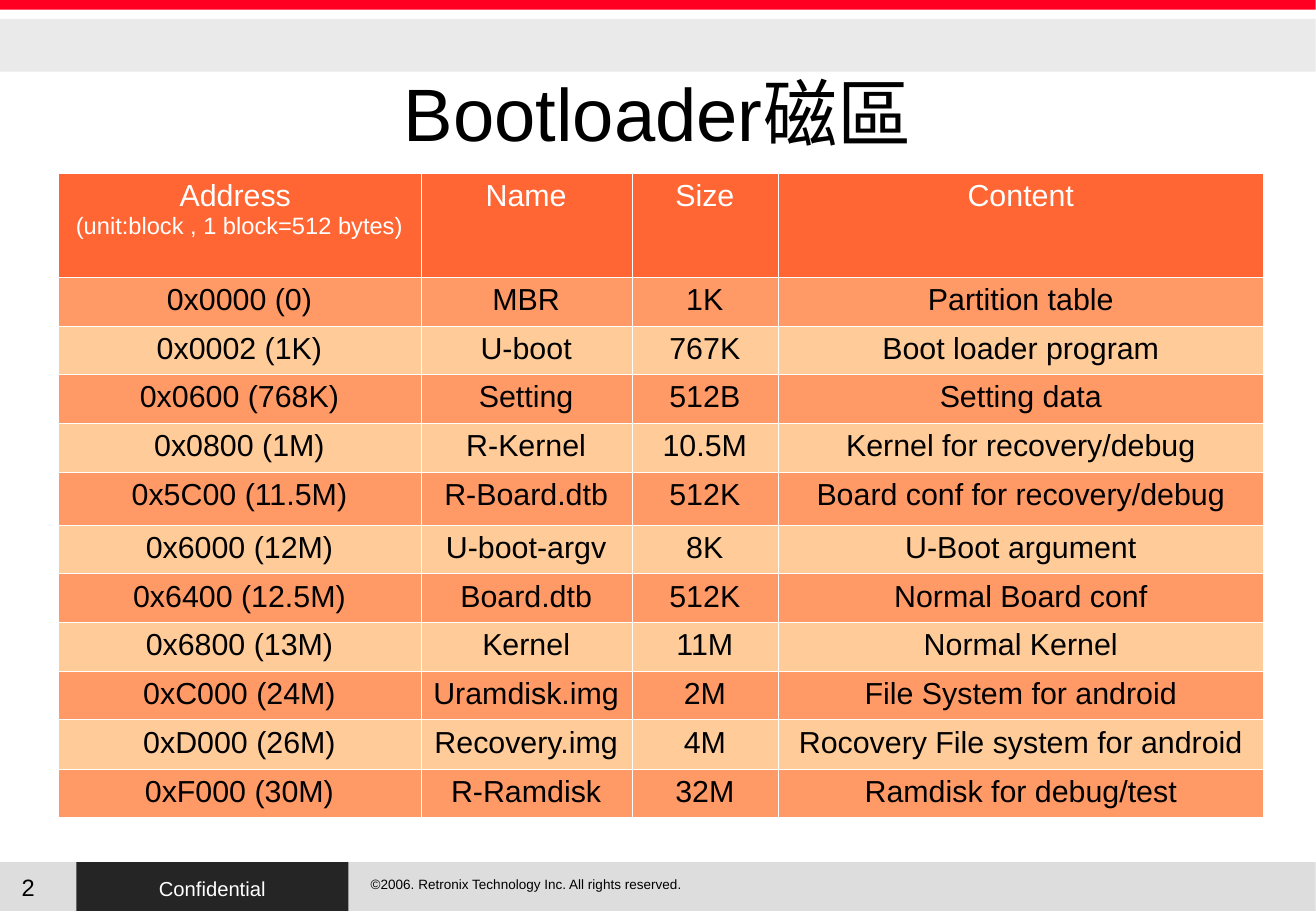
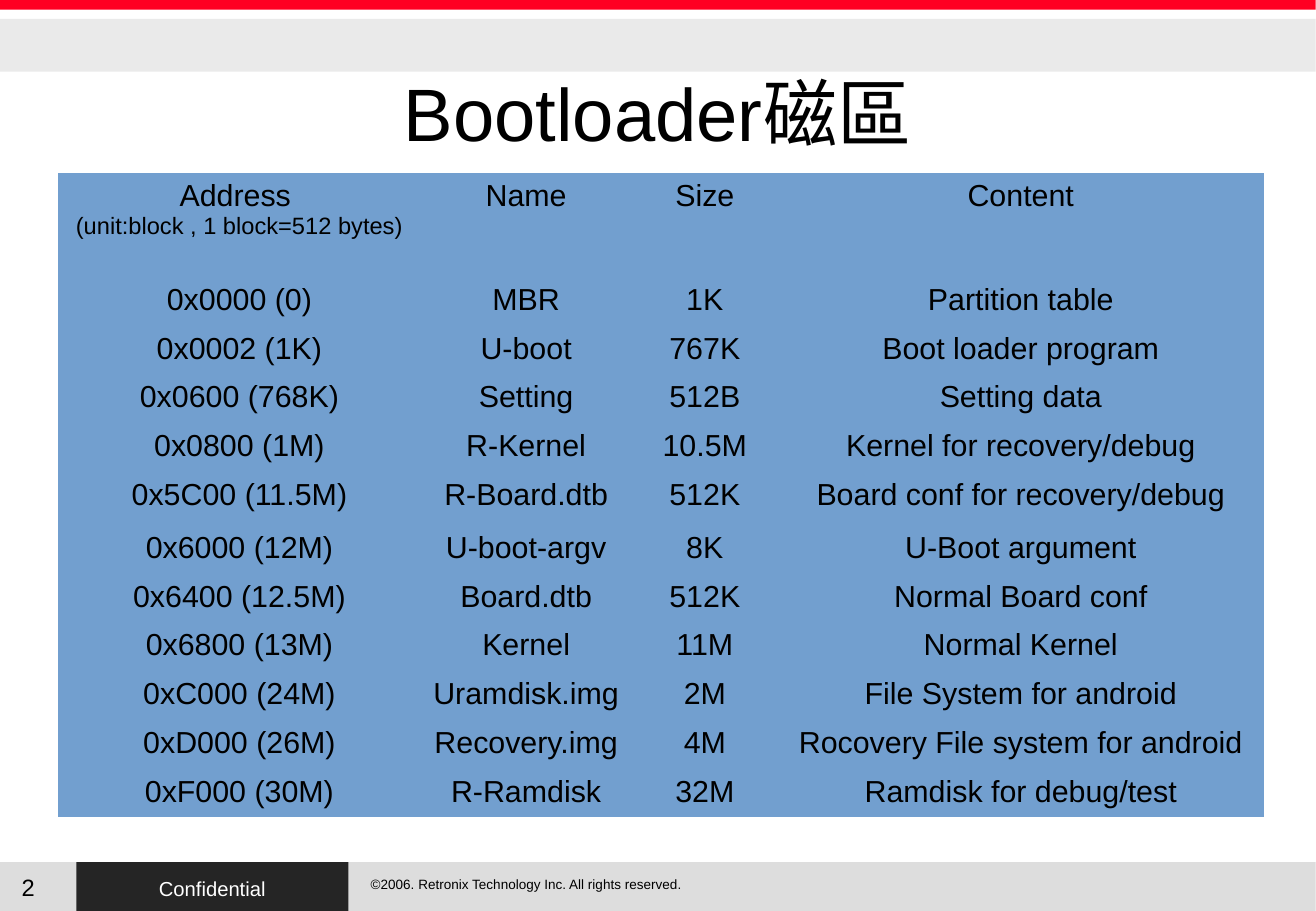
Before and after one commit to RetronixTechInc/u-boot-rtx, a slide deck: slide 2 of uboot.odp. Drawn at 1316x911 pixels with LibreOffice and Linux fonts; fonts in the diff are those of the drawing; background and template pictures are left out. Boxes give left, top, right and bottom in pixels: in the first picture for what was removed or moved away, otherwise in the second. Text is boxed around its words. In the diff, an @@ line names an element or a change of style, - is before the commit and + after.

```diff
--- a/uboot.odp
+++ b/uboot.odp
@@ table at (58,173,1264,818) @@
@@ fill #FF6633 to #729FCF in row 1 @@
@@ fill #FF9966 to #729FCF in 24 cells @@
@@ fill #FFCC99 to #729FCF in 20 cells @@
@@ text colour #FFFFFF to #000000 in "Address", "(unit:block , 1 block=512 bytes)", "Name", "Size" and 1 more places @@
@@ borders changed @@
```
Also in this commit, not shown: 2 slides added, 5 other files.
